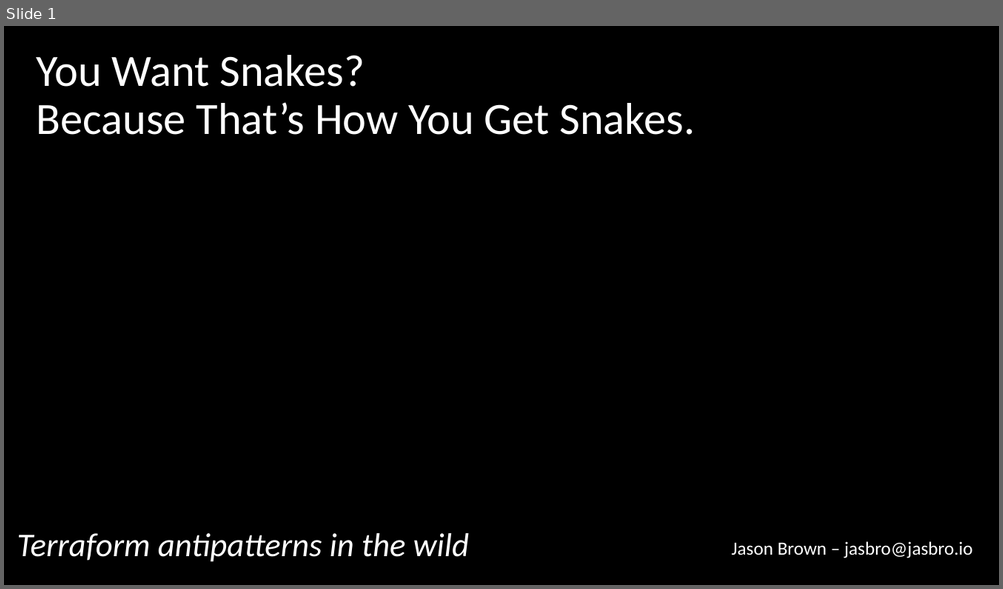
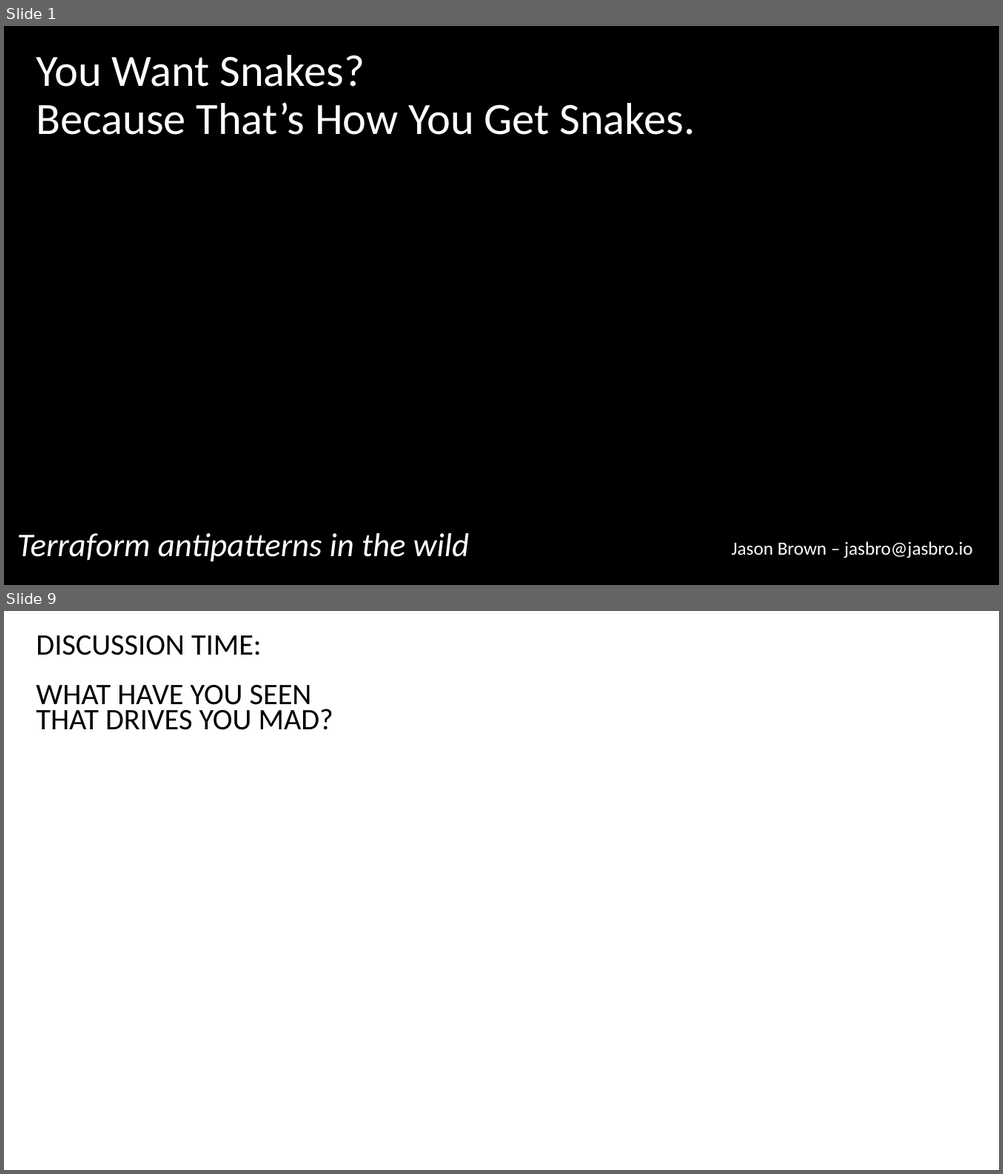
Before and after one commit to stopthatastronaut/Speaking, a slide deck: TerraformAntiPatterns/SNAKES.EVERYWHERE.pptx. Shown one above the other, each under a label of ours: slide 1 before the commit, slides 1 and 9 after it; the slides between them are not shown. The pictures are 1003x589 and 1003x1174 pixels, drawn with LibreOffice and Linux fonts; fonts in the diff are those of the drawing; background and template pictures are left out. Boxes give left, top, right and bottom in pixels: in the first picture for what was removed or moved away, otherwise in the second. Text is boxed around its words. In the diff, an @@ line names an element or a change of style, - is before the commit and + after.

```diff
--- a/TerraformAntiPatterns/SNAKES.EVERYWHERE.pptx
+++ b/TerraformAntiPatterns/SNAKES.EVERYWHERE.pptx
@@ slide 9 added at (4,611,999,1170), background picture (left out) @@
@@ text added at (36,635,333,730), 28.8 pt, text #000000 @@
+DISCUSSION TIME:
+WHAT HAVE YOU SEEN
+THAT DRIVES YOU MAD?
```
Also in this commit, not shown: 6 other slides added, 4 other files.
